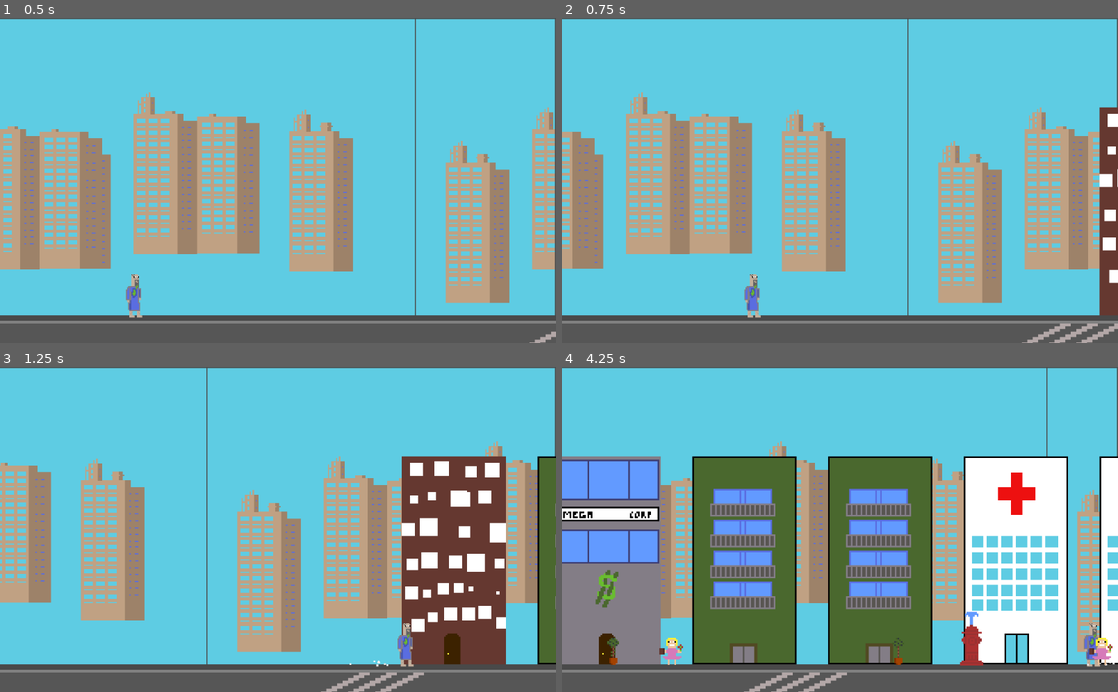
Above: before the commit, frames 1-4 (two rows, left to right).
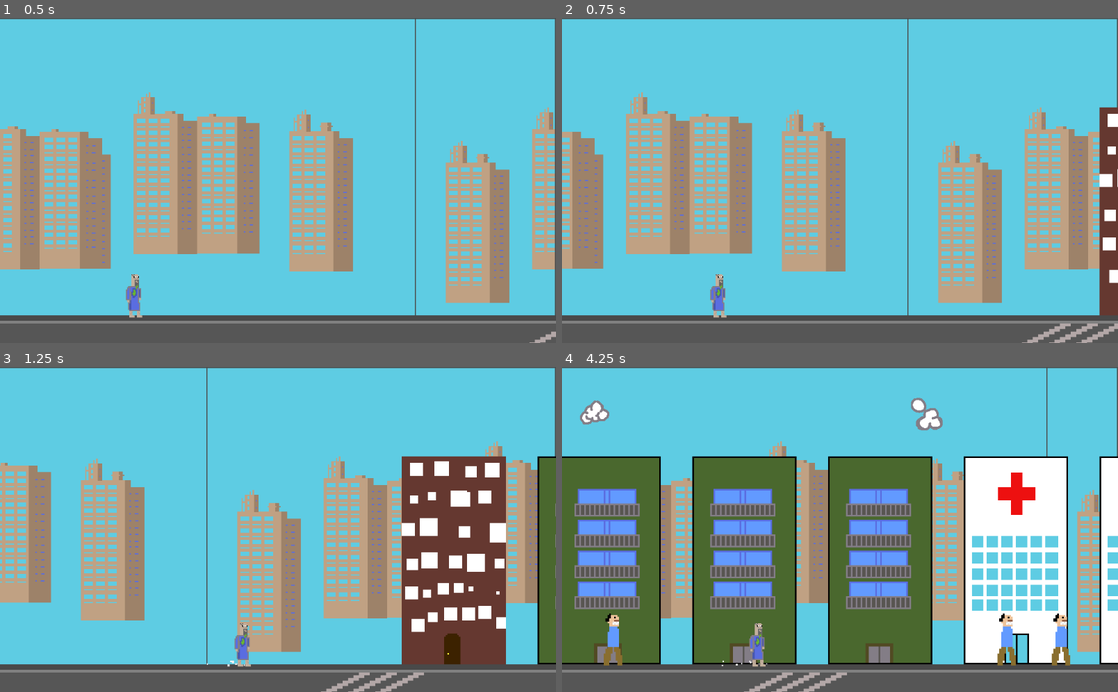
Above: after the commit, the same moments.

Repository: Telkan/LudumDare50
Game: Godot game, scene res://Scenes/Game.tscn
Two runs of this game, one before a commit and one after it. Both use one fixed random seed, a clock stepped at 60 frames per second and the inputs below. The engine's default icon, where the game draws it, is replaced by a stand-in: a white triangle on a blue panel in a dark square.
Inputs:
- Up to frame 1 (0.5 s): no input
- Up to frame 2 (0.75 s): hold Right (ui_right) from 0.53 s (still down)
- Up to frame 3 (1.25 s): keep holding Right (ui_right); tap Up (ui_up) at 0.77 s
- Up to frame 4 (4.25 s): tap Up (ui_up) at 1.52, 3.02, 3.77 s; release Right (ui_right) at 2.03 s; hold Left (ui_left) 2.03-2.78 s; hold Right (ui_right) from 2.78 s (still down)

Frame 1 is identical in both runs. In frame 2, 0.5% of the frame differs, in the area x 26-36%, y 78-93%; in frame 3, 0.6%; in frame 4, 13%, in the area x 0-100%, y 9-93%.

Commit message:
Y'a des nuages maintenant

Diff:
--- /dev/null
+++ b/Scenes/Cloud.tscn
@@ -0,0 +1,8 @@
+[gd_scene load_steps=2 format=2]
+
+[ext_resource path="res://Scripts/Cloud.gd" type="Script" id=1]
+
+[node name="Node2D" type="Node2D"]
+script = ExtResource( 1 )
+
+[node name="Sprite" type="Sprite" parent="."]
--- a/Scenes/Game.tscn
+++ b/Scenes/Game.tscn
@@ -8,6 +8,7 @@
 [ext_resource path="res://Scenes/Timer.gd" type="Script" id=6]
 [ext_resource path="res://Decors/Obstacles/Grand/GrandObstacle.tscn" type="PackedScene" id=7]
 [ext_resource path="res://Decors/Obstacles/Petit/PetitObstacle.tscn" type="PackedScene" id=8]
+[ext_resource path="res://Scenes/Cloud.tscn" type="PackedScene" id=9]
 
 [sub_resource type="RectangleShape2D" id=1]
 extents = Vector2( 10, 412.344 )
@@ -35,6 +36,10 @@
 [node name="HouseSpawner" parent="." instance=ExtResource( 5 )]
 position = Vector2( 1219.94, 549.975 )
 
+[node name="CloudSpawner" parent="." instance=ExtResource( 4 )]
+position = Vector2( 1183.62, 88.7242 )
+scenes = [ ExtResource( 9 ) ]
+
 [node name="Timer" type="Timer" parent="."]
 wait_time = 5.0
 autostart = true
--- /dev/null
+++ b/Scripts/Cloud.gd
@@ -0,0 +1,25 @@
+extends "res://Scripts/ScrollMovement.gd"
+
+# Declare member variables here. Examples:
+# var a = 2
+# var b = "text"
+
+
+# Called when the node enters the scene tree for the first time.
+func _ready():
+	var rng = RandomNumberGenerator.new()
+	rng.randomize()
+	var chosen = rng.randi_range(1,3)
+	var texture = load("res://Decors/Clouds/"+str(chosen)+".png")
+	texture.set_flags(2)
+	get_node("Sprite").set_texture(texture)
+	pass # Replace with function body.
+
+
+# Called every frame. 'delta' is the elapsed time since the previous frame.
+func _physics_process(delta):
+	move(delta)
+	pass
+
+func _on_VisibilityNotifier2D_screen_exited():
+	queue_free()
--- a/Scripts/Player.gd
+++ b/Scripts/Player.gd
@@ -2,7 +2,7 @@
 
 
 #Jump
-export var max_speed := 500.0
+export var max_speed := 200.0
 export var fall_gravity_scale := 150.0
 export var low_jump_gravity_scale := 100.0
 export var jump_power := 1250.0
--- a/Scripts/Spawner.gd
+++ b/Scripts/Spawner.gd
@@ -2,14 +2,10 @@
 
 export (Array, PackedScene) var scenes
 
-var random_scene = RandomNumberGenerator.new()
 var random_timer = RandomNumberGenerator.new()
-var selected_scene_index = 0
 
 func _on_Timer_timeout():
-	random_scene.randomize()
 	random_timer.randomize()
 	get_node("Timer").set_wait_time(random_timer.randf_range(0,2))
-	selected_scene_index = random_scene.randi_range(0,1)
-	var tmp = scenes[selected_scene_index].instance()
+	var tmp = scenes[0].instance()
 	add_child(tmp)
Binary file added: Decors/Clouds/1.png
Not shown, added: Decors/Clouds/1.png.import
Binary file added: Decors/Clouds/2.png
Not shown, added: Decors/Clouds/2.png.import
Binary file added: Decors/Clouds/3.png
Not shown, added: Decors/Clouds/3.png.import
Binary file added: Decors/Clouds/Cloud1.aseprite
Binary file added: Decors/Clouds/Cloud2.aseprite
Binary file added: Decors/Clouds/Cloud3.aseprite
Not shown: 1 places in Scenes/Game.tscn that only renumber resources
